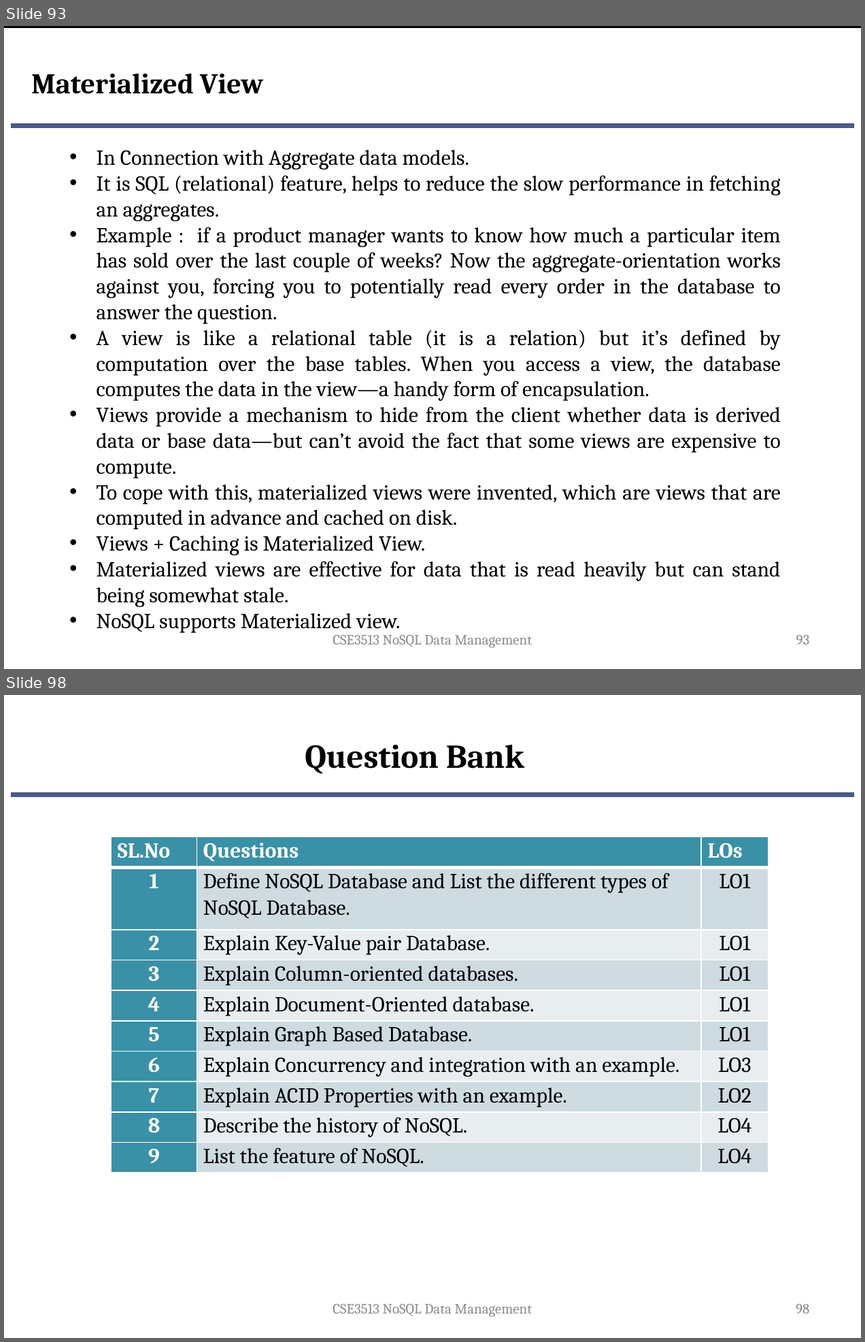
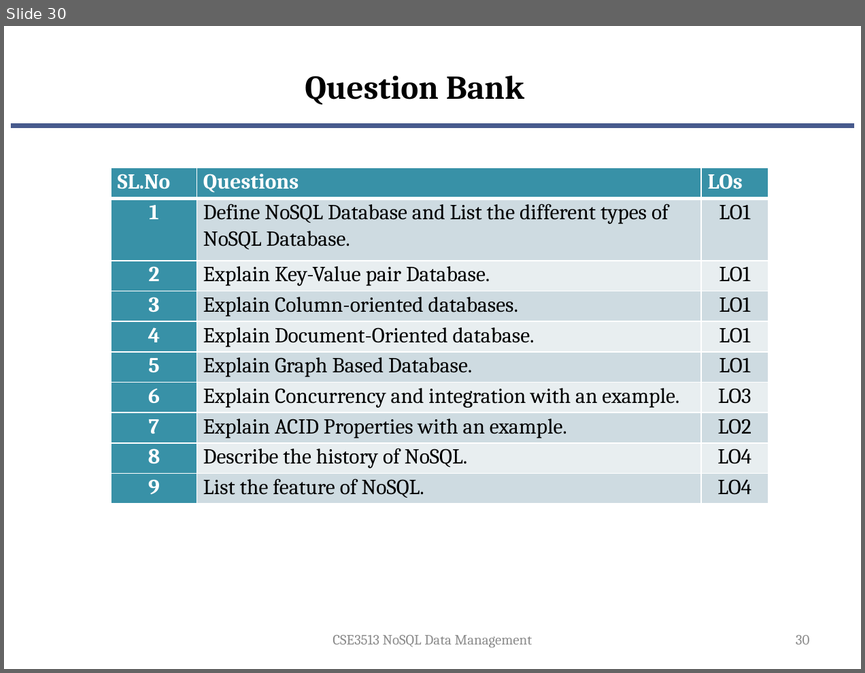
Before and after one commit to suniljeevan/NOSQL-2025, a slide deck: THEORY COURSE MATERIALS/Module 2 - Partial.pptx. Shown one above the other, each under a label of ours: slides 93 and 98 before the commit, slide 30 after it; the slides between them are not shown. The pictures are 865x1342 and 865x673 pixels, drawn with LibreOffice and Linux fonts; fonts in the diff are those of the drawing; background and template pictures are left out. Boxes give left, top, right and bottom in pixels: in the first picture for what was removed or moved away, otherwise in the second. Text is boxed around its words. In the diff, an @@ line names an element or a change of style, - is before the commit and + after.

```diff
--- a/THEORY COURSE MATERIALS/Module 2 - Partial.pptx
+++ b/THEORY COURSE MATERIALS/Module 2 - Partial.pptx
@@ slide 93 removed at (4,26,861,669), background #FFFFFF; not listed: 1 template element that a slide beside it also shows @@
@@ rectangle removed at (4,26,861,28) @@
@@ text removed at (31,73,263,94) @@
-Materialized View
@@ text removed at (96,150,781,633) @@
-• In Connection with Aggregate data models.
-• It is SQL (relational) feature, helps to reduce the slow performance in fetching an aggregates.
-• Example : if a product manager wants to know how much a particular item has sold over the last couple of weeks? Now the aggregate-orientation works against you, forcing you to potentially read every order in the database to answer the question.
-• A view is like a relational table (it is a relation) but it’s defined by computation over the base tables. When you access a view, the database computes the data in the view—a handy form of encapsulation.
-• Views provide a mechanism to hide from the client whether data is derived data or base data—but can’t avoid the fact that some views are expensive to compute.
-• To cope with this, materialized views were invented, which are views that are computed in advance and cached on disk.
-• Views + Caching is Materialized View.
-• Materialized views are effective for data that is read heavily but can stand being somewhat stale.
-• NoSQL supports Materialized view.
@@ text removed at (332,635,532,648) @@
-CSE3513 NoSQL Data Management
@@ page number removed at (796,635,810,644) @@
-93
@@ what was slide 98 is now slide 30 @@
@@ page number at (796,635,810,644): text changed @@
-98
+30
```
Also in this commit, not shown: 67 other slides removed.
